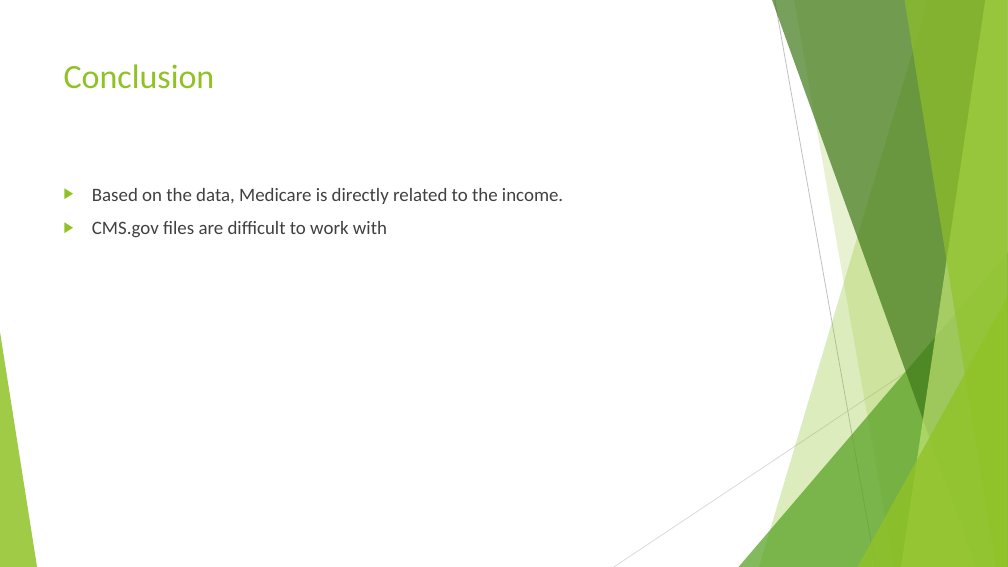
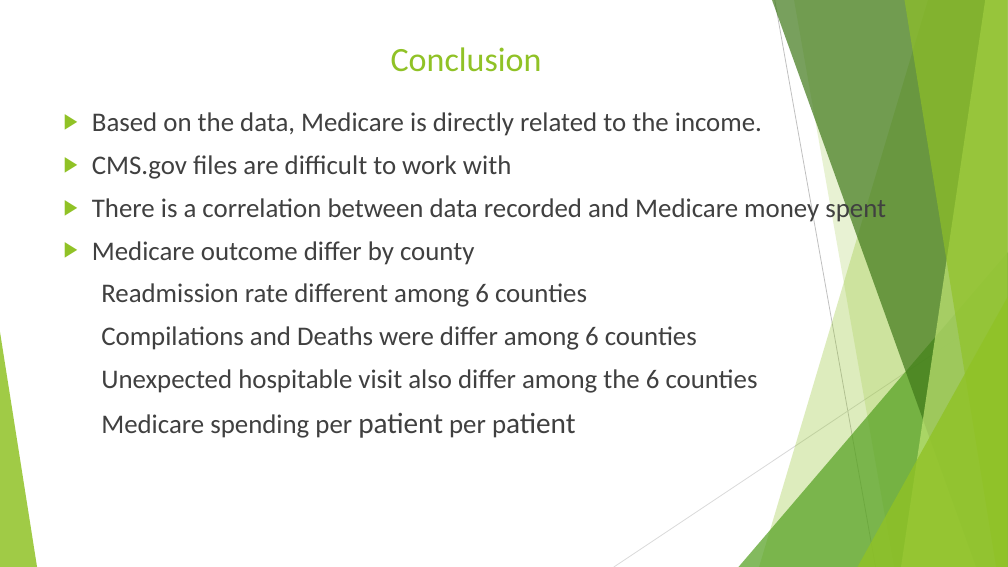
Before and after one commit to TedMur/SnakeBait, a slide deck: slide 14 of SnakeBitePresentation.pptx (slide 13 before the commit). Drawn at 1008x567 pixels with LibreOffice and Linux fonts; fonts in the diff are those of the drawing. Boxes give left, top, right and bottom in pixels: in the first picture for what was removed or moved away, otherwise in the second. Text is boxed around its words. In the diff, an @@ line names an element or a change of style, - is before the commit and + after.

```diff
--- a/SnakeBitePresentation.pptx
+++ b/SnakeBitePresentation.pptx
@@ title "Conclusion": place and size @@
-title "Conclusion" at (64,64,215,89)
+title "Conclusion" at (391,47,542,72)
@@ text "Based on the data, Medicare ...": place and size @@
-text "Based on the data, Medicare ..." at (92,188,563,237)
+text "Based on the data, Medicare ..." at (92,112,886,438)
@@ text at (92,112,762,179): size 18 to 25.6 pt in "Based on the data, Medicare is directly ...", "CMS.gov files are difficult to work with" @@
@@ text at (92,195,886,438): paragraphs added @@
+▶ There is a correlation between data recorded and Medicare money spent
+▶ Medicare outcome differ by county
+  Readmission rate different among 6 counties
+  Compilations and Deaths were differ among 6 counties
+  Unexpected hospitable visit also differ among the 6 counties
+  Medicare spending per patient per patient
```
Also in this commit, not shown: 9 other slides changed, 3 slides added, 2 slides removed.
